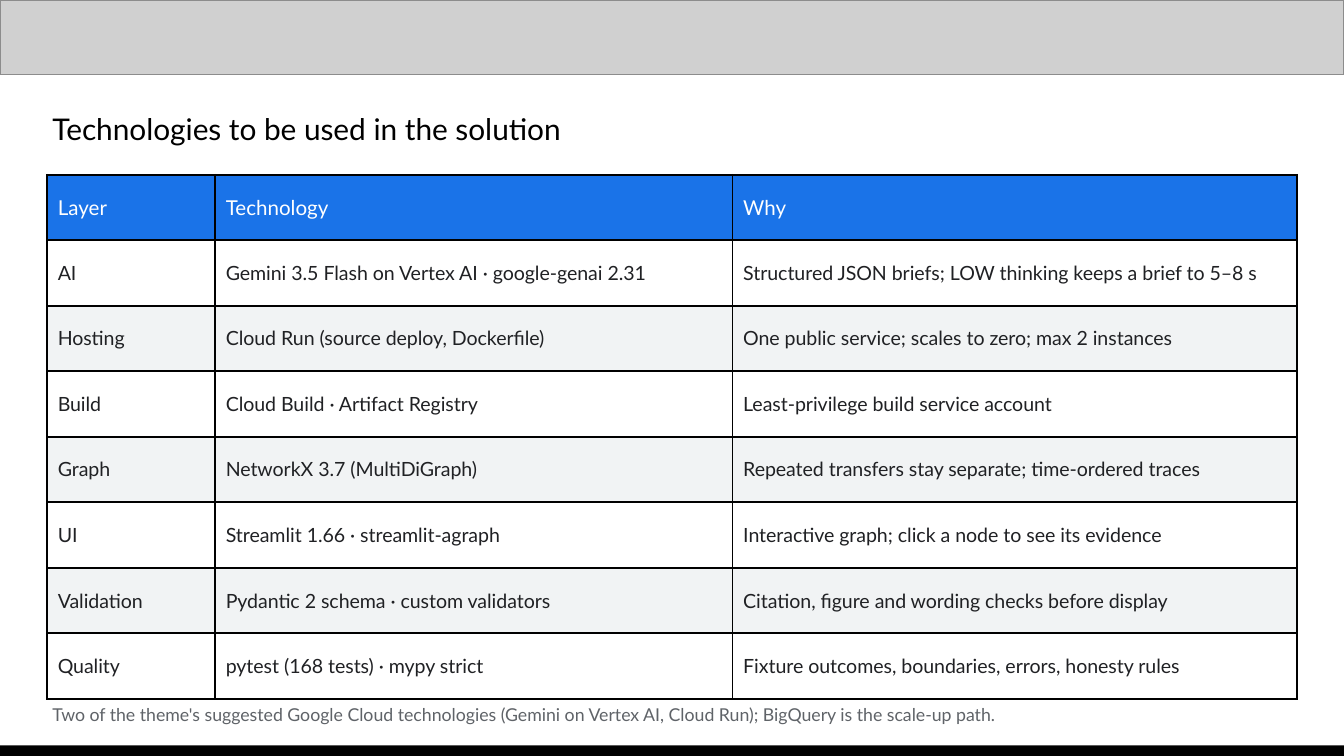
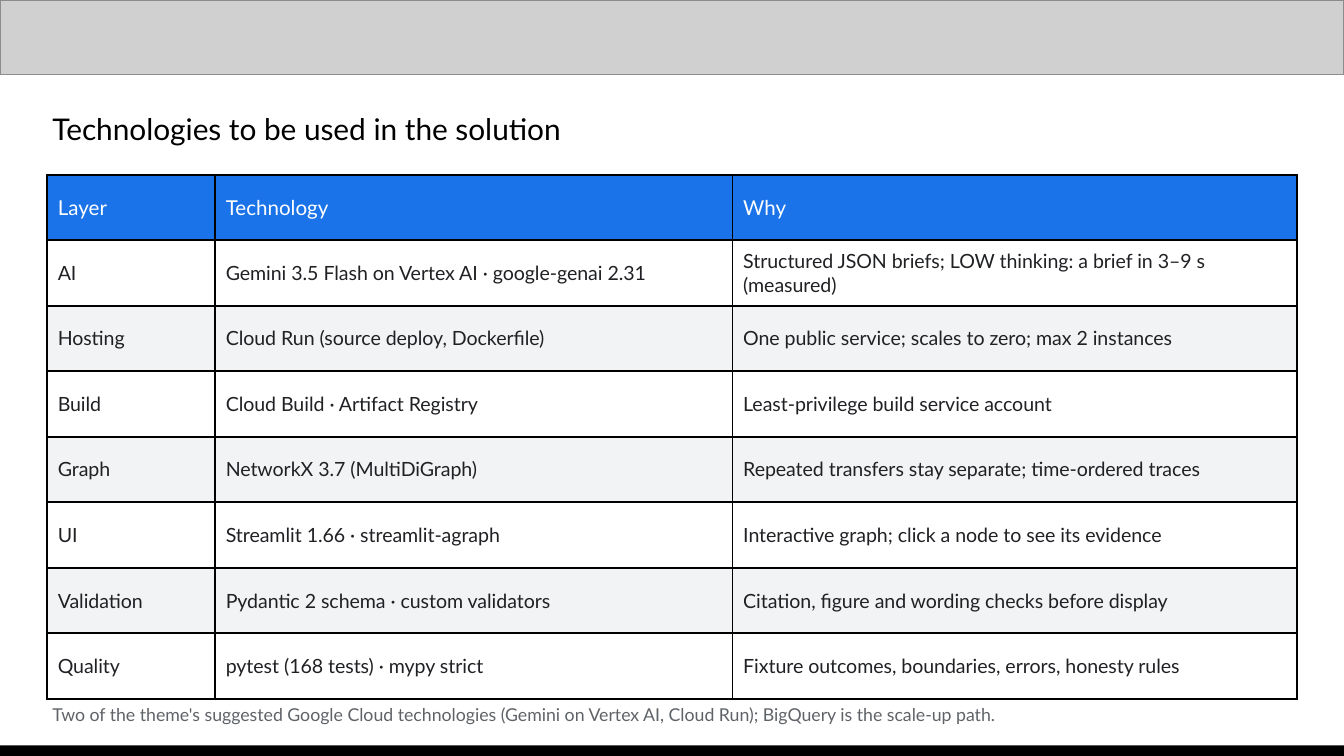
Before and after one commit to shieryl-ryle/traceguard, a slide deck: slide 8 of submission/TraceGuard-proposal.pptx. Drawn at 1344x756 pixels with LibreOffice and Linux fonts; fonts in the diff are those of the drawing; grey boxes stand for pictures. Boxes give left, top, right and bottom in pixels: in the first picture for what was removed or moved away, otherwise in the second. Text is boxed around its words. In the diff, an @@ line names an element or a change of style, - is before the commit and + after.

Commit message:
docs(TASK-007): polish the proposal deck for submission
- slide 13: real demo video link (public Drive file) and the portal's "3–4 Minutes" label
- slide 3: "graph tools compute, Gemini explains, the analyst judges" (matches the video)
- slides 8 and 11: one measured latency, 3–9 s at LOW thinking
- slide 7: Google Cloud, Gemini and Vertex AI marks on the architecture
- slide 10: follow-up refusal retaken on C-3, where A-22 actually appears
- slide 2: in -> out -> decision strip; slide 15 closes on the product promise and links
- checklist and screenshot provenance updated; deck passes package validation

```diff
--- a/submission/TraceGuard-proposal.pptx
+++ b/submission/TraceGuard-proposal.pptx
@@ table at (47, 175, 1297, 699) @@
-row 2, column 3: Structured JSON briefs; LOW thinking keeps a brief to 5–8 s
+row 2, column 3: Structured JSON briefs; LOW thinking: a brief in 3–9 s (measured)
```
Also in this commit, not shown: 6 other slides changed, 1 slide added, 1 slide removed, 7 other files.
